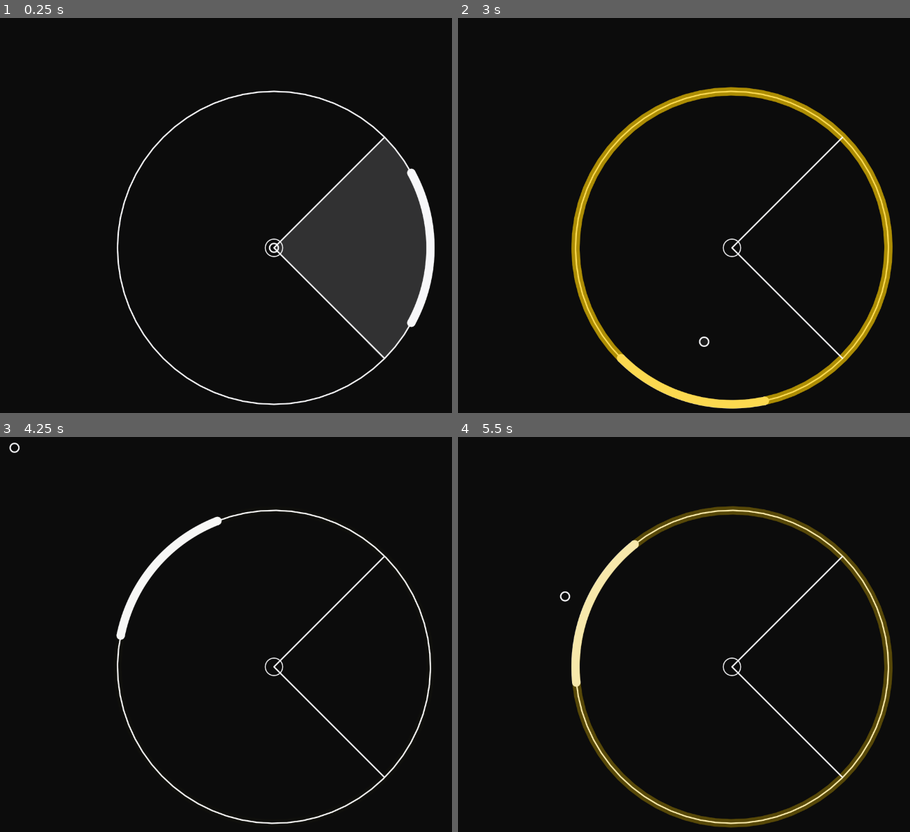
Above: before the commit, frames 1-4 (two rows, left to right).
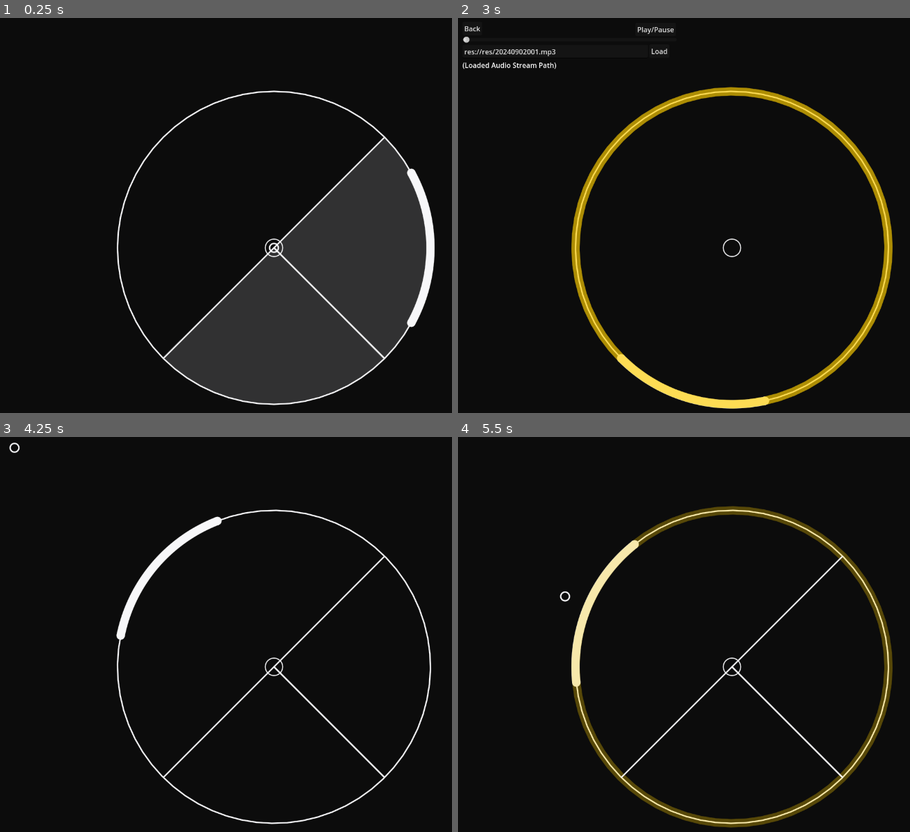
Above: after the commit, the same moments.

Repository: mougeee/marvelous-x
Game: Godot game, scene res://nodes/title_scene.tscn
Two runs of this game, one before a commit and one after it. Both use one fixed random seed, a clock stepped at 60 frames per second and the inputs below. The project has no main scene, so this scene is started directly.
Inputs (mouse positions are in pixels of both pictures, inside the frame that each line leads up to):
- Up to frame 1 (0.25 s): no input
- Up to frame 2 (3 s): tap Enter at 0.5 s; move the mouse to (855, 223) at 0.52 s; press the mouse at (855, 223) at 0.53 s; hold D (RightPress) 0.53-1.28 s; move the mouse to (620, 270) at 1.27 s; release the mouse at (620, 270) at 1.28 s; hold S (LeftPress) 1.28-2.03 s; tap Space (CriticalPress) at 1.35, 2.85 s; move the mouse to (787, 144) at 2.02 s; press the mouse at (787, 144) at 2.03 s; hold D (RightPress) from 2.03 s (still down); move the mouse to (702, 341) at 2.77 s; release the mouse at (702, 341) at 2.78 s
- Up to frame 3 (4.25 s): release D (RightPress) at 3.5 s; click (13, 448) at 3.5 s, where only the run after the commit has a clickable "Back"
- Up to frame 4 (5.5 s): tap Space (CriticalPress) at 4.25, 5.1 s; move the mouse to (900, 737) at 4.27 s; press the mouse at (900, 737) at 4.28 s; hold S (LeftPress) from 4.28 s (still down); move the mouse to (566, 595) at 5.02 s; release the mouse at (566, 595) at 5.03 s

The runs differ from the first frame. In frame 1, 11% of the frame differs, in the area x 36-86%, y 57-98%; in frame 2, 0.9%; in frame 3, 0.3%; in frame 4, 0.3%.

Commit message:
create map editor scene

Diff:
--- /dev/null
+++ b/nodes/map_scene.tscn
@@ -0,0 +1,63 @@
+[gd_scene load_steps=4 format=3 uid="uid://dust1y0r170t7"]
+
+[ext_resource type="PackedScene" uid="uid://b3ygu6pkadmsm" path="res://nodes/note_frame.tscn" id="1_54jwe"]
+[ext_resource type="Script" path="res://scripts/map_scene.gd" id="1_58207"]
+[ext_resource type="PackedScene" uid="uid://1xt8ttogo0t7" path="res://nodes/centering.tscn" id="1_rhl41"]
+
+[node name="MapScene" type="Node2D"]
+script = ExtResource("1_58207")
+
+[node name="Centering" parent="." instance=ExtResource("1_rhl41")]
+
+[node name="NoteFrame" parent="Centering" instance=ExtResource("1_54jwe")]
+
+[node name="AudioStreamPlayer" type="AudioStreamPlayer" parent="."]
+
+[node name="Back" type="Button" parent="."]
+offset_left = 20.0
+offset_top = 20.0
+offset_right = 65.0
+offset_bottom = 51.0
+text = "Back"
+
+[node name="Timeline" type="HSlider" parent="."]
+offset_left = 21.0
+offset_top = 53.0
+offset_right = 513.0
+offset_bottom = 69.0
+size_flags_horizontal = 3
+
+[node name="AudioSourcePath" type="LineEdit" parent="."]
+offset_left = 20.0
+offset_top = 73.0
+offset_right = 447.0
+offset_bottom = 104.0
+text = "res://res/20240902001.mp3"
+placeholder_text = "res://res/20240902001.mp3"
+
+[node name="LoadAudio" type="Button" parent="."]
+offset_left = 450.0
+offset_top = 72.0
+offset_right = 496.0
+offset_bottom = 103.0
+text = "Load"
+
+[node name="PlayPause" type="Button" parent="."]
+offset_left = 418.0
+offset_top = 22.0
+offset_right = 511.0
+offset_bottom = 53.0
+text = "Play/Pause
+"
+
+[node name="LoadedAudioStreamPath" type="Label" parent="."]
+offset_left = 20.0
+offset_top = 108.0
+offset_right = 129.0
+offset_bottom = 131.0
+text = "(Loaded Audio Stream Path)"
+
+[connection signal="pressed" from="Back" to="." method="_on_back_pressed"]
+[connection signal="drag_started" from="Timeline" to="." method="_on_timeline_drag_started"]
+[connection signal="pressed" from="LoadAudio" to="." method="_on_load_audio_pressed"]
+[connection signal="pressed" from="PlayPause" to="." method="_on_play_pause_pressed"]
--- a/nodes/title_scene.tscn
+++ b/nodes/title_scene.tscn
@@ -15,4 +15,7 @@
 
 [node name="MenuGame" parent="Centering" instance=ExtResource("3_6hopp")]
 
+[node name="MenuMap" parent="Centering" instance=ExtResource("3_6hopp")]
+angle = 1.571
+
 [node name="Cursor" parent="." instance=ExtResource("3_tqd7y")]
--- a/scripts/cursor.gd
+++ b/scripts/cursor.gd
@@ -28,3 +28,8 @@
 func _draw() -> void:
 	draw_circle(Vector2.ZERO, 10 + radius_delta, fill_color, true, -1, false)
 	draw_circle(Vector2.ZERO, 10 + radius_delta, CUSTOM_WHITE, false, 2, true)
+
+
+func _notification(what: int) -> void:
+	if what == NOTIFICATION_PREDELETE:
+		Input.set_mouse_mode(Input.MOUSE_MODE_VISIBLE)
--- /dev/null
+++ b/scripts/map_scene.gd
@@ -0,0 +1,38 @@
+extends Node2D
+
+var audio_playing = false
+
+
+# Called when the node enters the scene tree for the first time.
+func _ready() -> void:
+	pass # Replace with function body.
+
+
+# Called every frame. 'delta' is the elapsed time since the previous frame.
+func _process(delta: float) -> void:
+	if audio_playing:
+		$Timeline.value = $AudioStreamPlayer.get_playback_position() * 1000.0
+
+
+func _on_back_pressed() -> void:
+	get_tree().change_scene_to_file("res://nodes/title_scene.tscn")
+
+
+func _on_load_audio_pressed() -> void:
+	$AudioStreamPlayer.stream = load($AudioSourcePath.text)
+	$Timeline.max_value = $AudioStreamPlayer.stream.get_length() * 1000.0
+	$LoadedAudioStreamPath.text = $AudioSourcePath.text
+
+
+func _on_play_pause_pressed() -> void:
+	if audio_playing:
+		$AudioStreamPlayer.stop()
+	else:
+		$AudioStreamPlayer.play($Timeline.value / 1000.0)
+	audio_playing = not audio_playing
+
+
+func _on_timeline_drag_started() -> void:
+	if audio_playing:
+		$AudioStreamPlayer.stop()
+		audio_playing = false
--- a/scripts/title_scene.gd
+++ b/scripts/title_scene.gd
@@ -5,9 +5,14 @@
 	get_tree().change_scene_to_file("res://nodes/playing_scene.tscn")
 
 
+func on_menu_map_pressed() -> void:
+	get_tree().change_scene_to_file("res://nodes/map_scene.tscn")
+
+
 # Called when the node enters the scene tree for the first time.
 func _ready() -> void:
 	$Centering/MenuGame.pressed.connect(on_menu_game_pressed)
+	$Centering/MenuMap.pressed.connect(on_menu_map_pressed)
 
 
 # Called every frame. 'delta' is the elapsed time since the previous frame.
